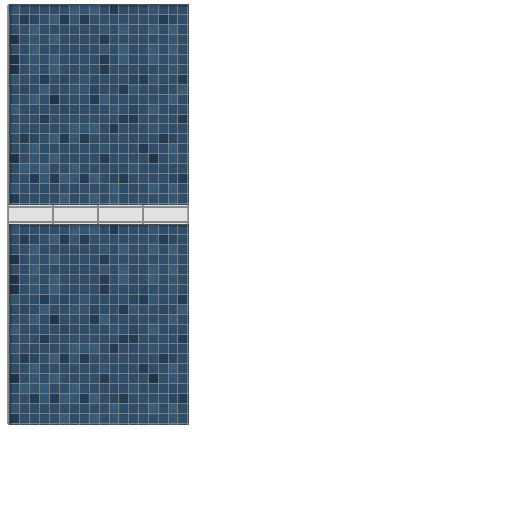
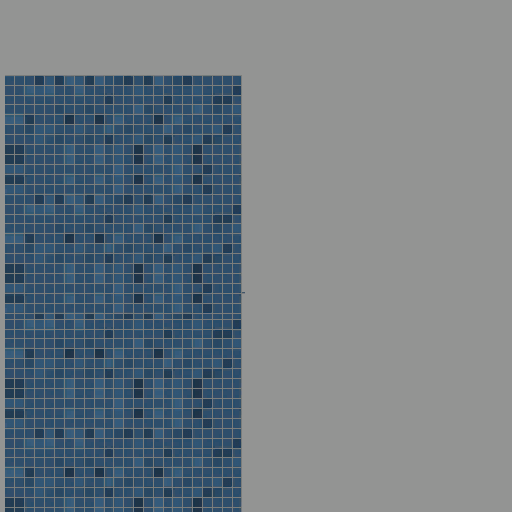
Comparing the layer stacks of the two w=512, h=512 images. Changes:
hid "Layer 1", opacity 47% → 53%, moved it above "Layer 2", painted on it over (1, 1, 511, 511)
moved "Layer 2" above "Layer 5", painted on it over (5, 4, 288, 512)
renamed "Layer 3" to "Layer 5", painted on it over (0, 0, 512, 512)
